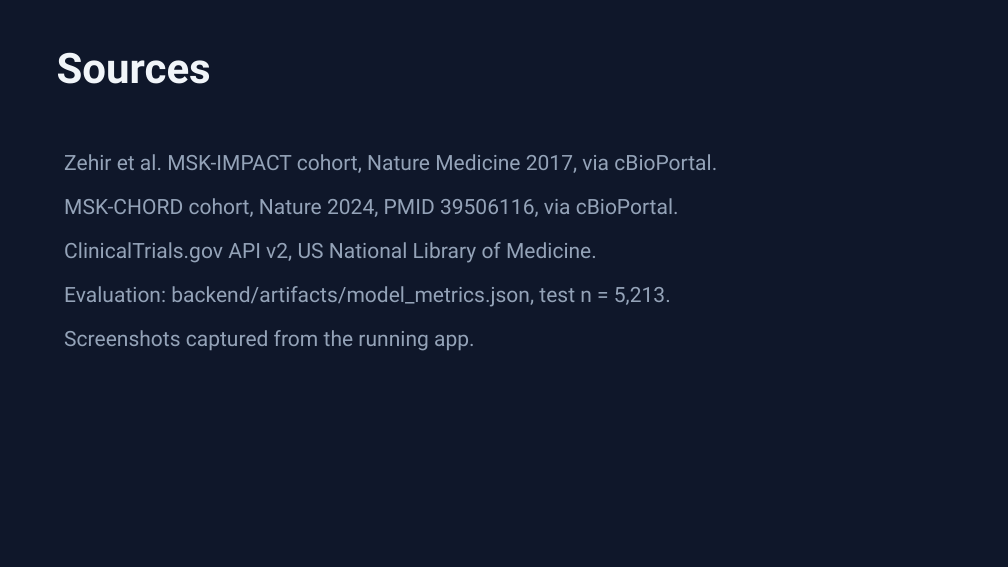
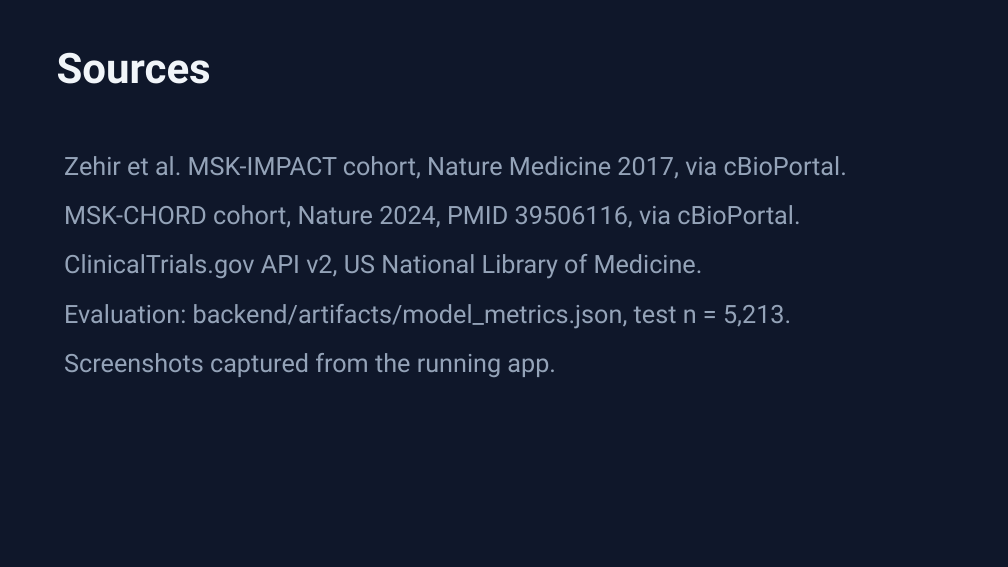
Before and after one commit to dev-abhinavmishra/resistanceai, a slide deck: slide 12 of ResistanceAI_Presentation_v9.pptx. Drawn at 1008x567 pixels with LibreOffice and Linux fonts; fonts in the diff are those of the drawing. Boxes give left, top, right and bottom in pixels: in the first picture for what was removed or moved away, otherwise in the second. Text is boxed around its words. In the diff, an @@ line names an element or a change of style, - is before the commit and + after.

```diff
--- a/ResistanceAI_Presentation_v9.pptx
+++ b/ResistanceAI_Presentation_v9.pptx
@@ text "Zehir et al. MSK-IMPACT cohort, ..." at <box>64,156,847,377</box>: size 20 to 24 pt @@
```
Also in this commit, not shown: 6 other slides changed, 1 other file.
